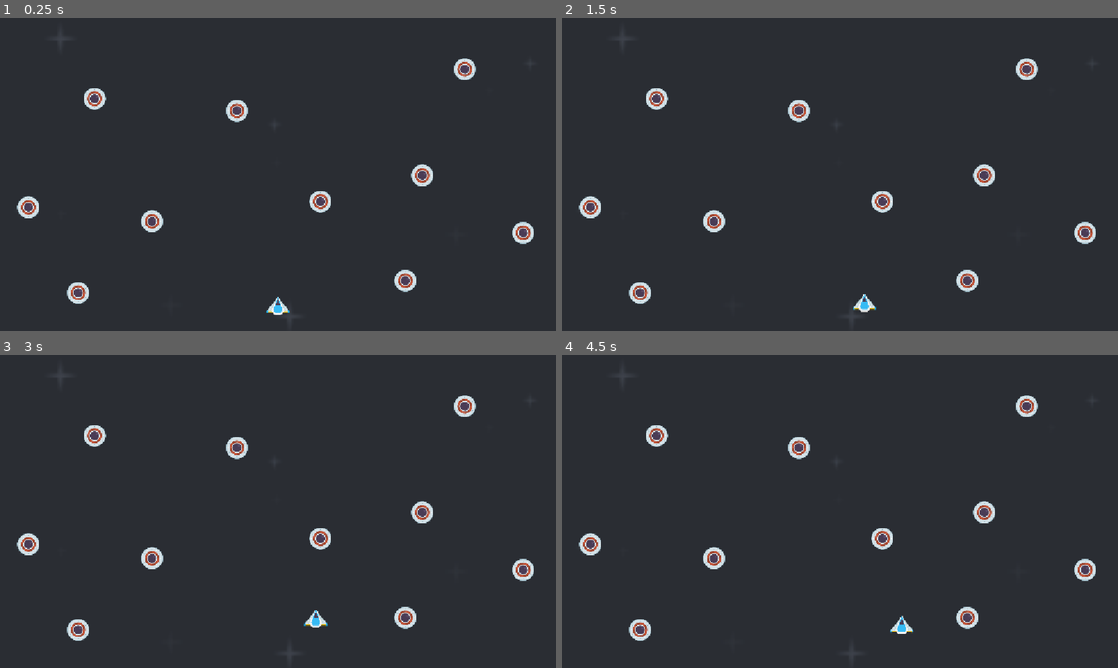
Above: before the commit, frames 1-4 (two rows, left to right).
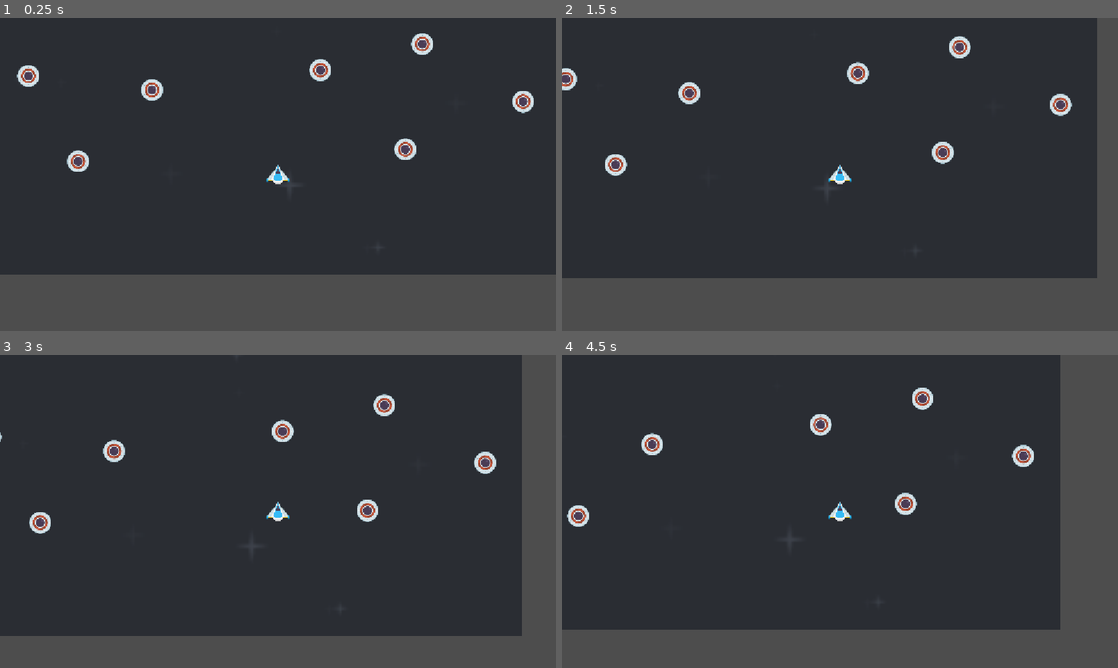
Above: after the commit, the same moments.

Repository: two-sticks-and-a-rock/space-arcade
Game: Godot game, scene res://scenes/prototyping.tscn
Same seed, same stepped clock (60 frames per second), same inputs: the game is played once before the commit and once after it.
Inputs (mouse positions are in pixels of both pictures, inside the frame that each line leads up to):
- Up to frame 1 (0.25 s): no input
- Up to frame 2 (1.5 s): tap Enter at 0.5 s; move the mouse to (962, 158) at 0.52 s; press the mouse at (962, 158) at 0.53 s; hold Right (move_right) 0.53-1.28 s; tap Space at 1.25 s; move the mouse to (728, 190) at 1.27 s; release the mouse at (728, 190) at 1.28 s; hold Down (move_back) from 1.28 s (still down); click (728, 190) at 1.35 s
- Up to frame 3 (3 s): tap Enter at 2 s; move the mouse to (333, 442) at 2.02 s; release Down (move_back) at 2.03 s; press the mouse at (333, 442) at 2.03 s; hold Right (move_right) 2.03-2.78 s; tap Space at 2.75 s; move the mouse to (250, 574) at 2.77 s; release the mouse at (250, 574) at 2.78 s; hold Up (move_forward) from 2.78 s (still down); click (250, 574) at 2.85 s
- Up to frame 4 (4.5 s): tap Enter at 3.5 s; move the mouse to (1006, 558) at 3.52 s; release Up (move_forward) at 3.53 s; press the mouse at (1006, 558) at 3.53 s; hold Left (move_left) from 3.53 s (still down); tap Space at 4.25 s; move the mouse to (673, 464) at 4.27 s; release the mouse at (673, 464) at 4.28 s; click (673, 464) at 4.35 s

The runs differ from the first frame. In frame 1, 21% of the frame differs, in the area x 0-100%, y 4-100%; in frame 2, 23%; in frame 3, 19%; in frame 4, 25%, in the area x 0-100%, y 0-100%.

Commit message:
Attach camera

Diff:
--- a/scenes/player.tscn
+++ b/scenes/player.tscn
@@ -30,4 +30,6 @@
 [node name="CollisionShape2D" type="CollisionShape2D" parent="." unique_id=697972149]
 shape = SubResource("CircleShape2D_4s1yf")
 
+[node name="Camera2D" type="Camera2D" parent="." unique_id=1856610160]
+
 [connection signal="body_entered" from="." to="." method="_on_body_entered"]
